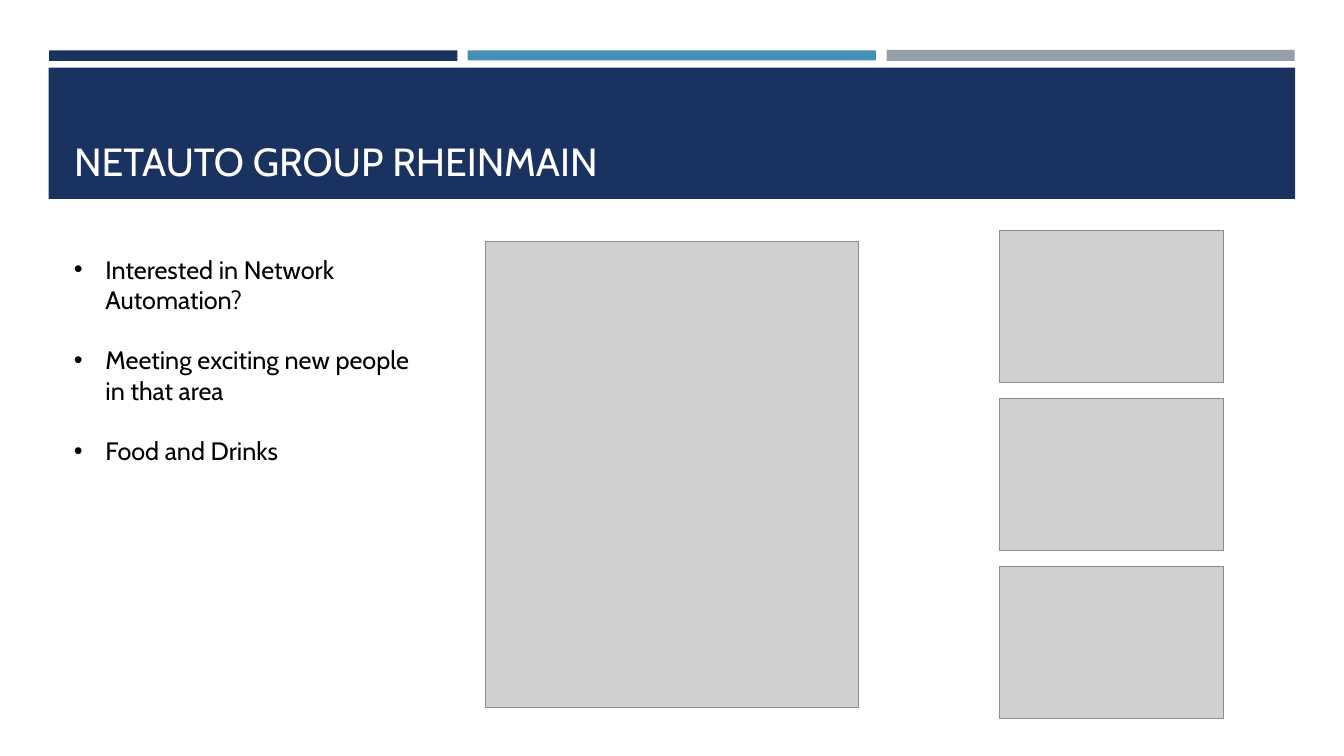
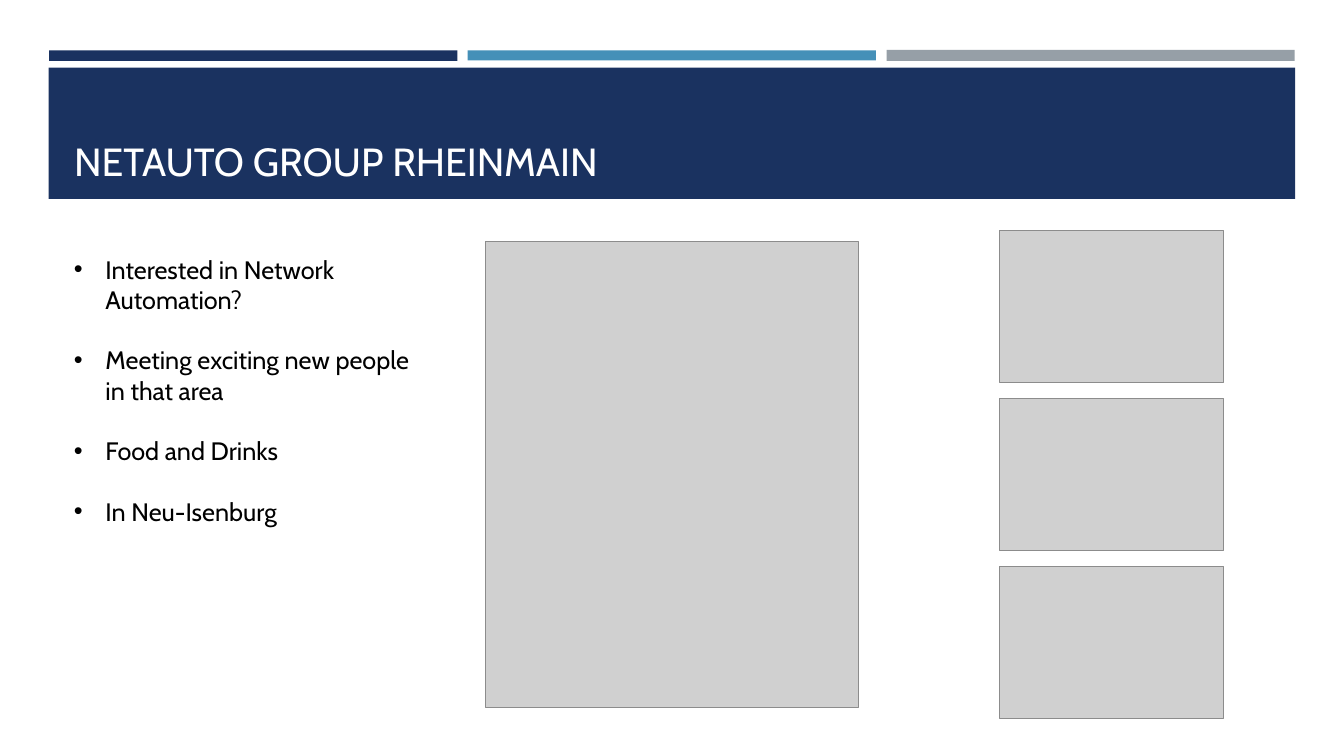
Before and after one commit to floehden/gofrm59, a slide deck: slide 8 of ConfigNDThrougk8s.pptx. Drawn at 1344x756 pixels with LibreOffice and Linux fonts; fonts in the diff are those of the drawing; grey boxes stand for pictures. Boxes give left, top, right and bottom in pixels: in the first picture for what was removed or moved away, otherwise in the second. Text is boxed around its words. In the diff, an @@ line names an element or a change of style, - is before the commit and + after.

```diff
--- a/ConfigNDThrougk8s.pptx
+++ b/ConfigNDThrougk8s.pptx
@@ text at [105,502,276,527]: paragraph added @@
+• In Neu-Isenburg
```
Also in this commit, not shown: 1 other file.
